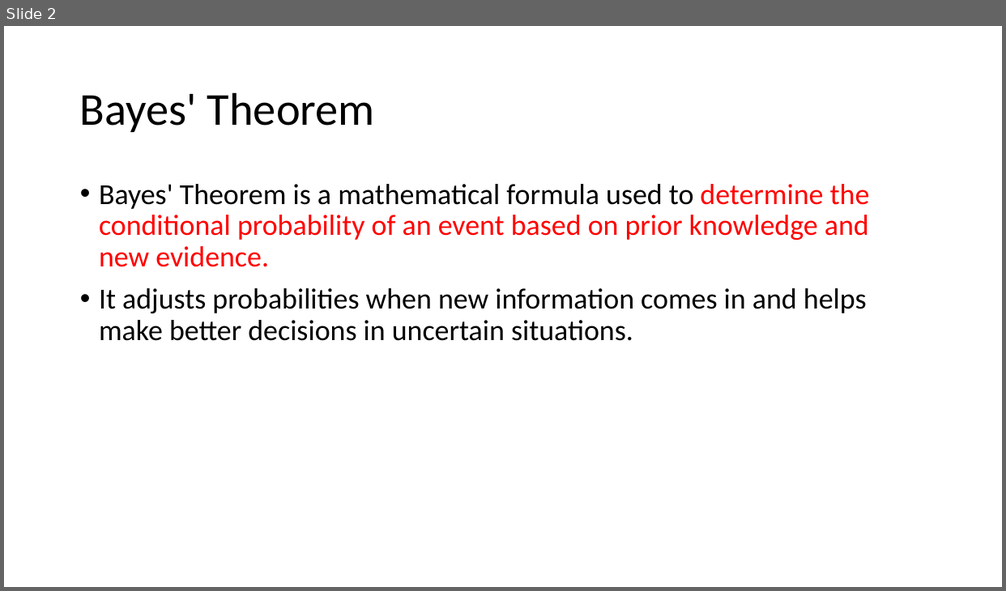
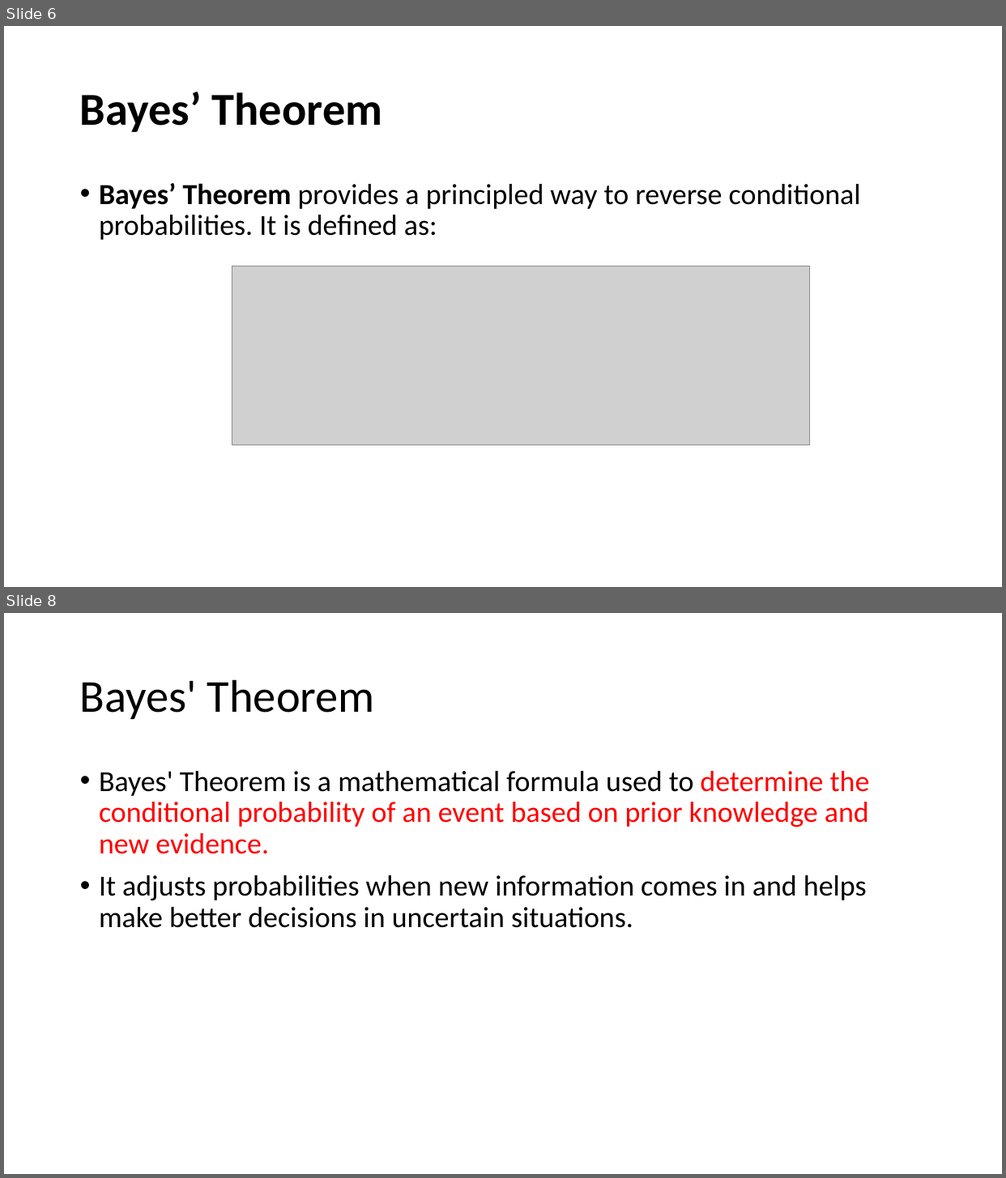
Before and after one commit to devipriyak/24Batch-DMDW, a slide deck: nb.pptx. Shown one above the other, each under a label of ours: slide 2 before the commit, slides 6 and 8 after it; the slides between them are not shown. The pictures are 1006x591 and 1006x1178 pixels, drawn with LibreOffice and Linux fonts; fonts in the diff are those of the drawing; grey boxes stand for pictures. Boxes give left, top, right and bottom in pixels: in the first picture for what was removed or moved away, otherwise in the second. Text is boxed around its words. In the diff, an @@ line names an element or a change of style, - is before the commit and + after.

```diff
--- a/nb.pptx
+++ b/nb.pptx
@@ slide 6 added at <box>4,26,1002,587</box>, background #FFFFFF @@
@@ title added at <box>80,92,383,132</box>, 44 pt, text #000000, bold @@
+Bayes’ Theorem
@@ text added at <box>99,183,861,240</box>, 28 pt, text #000000 @@
+• Bayes’ Theorem provides a principled way to reverse conditional probabilities. It is defined as:
@@ picture added at <box>232,267,809,446</box> @@
@@ what was slide 2 is now slide 8 @@
```
Also in this commit, not shown: 1 slide changed, 5 other slides added.
